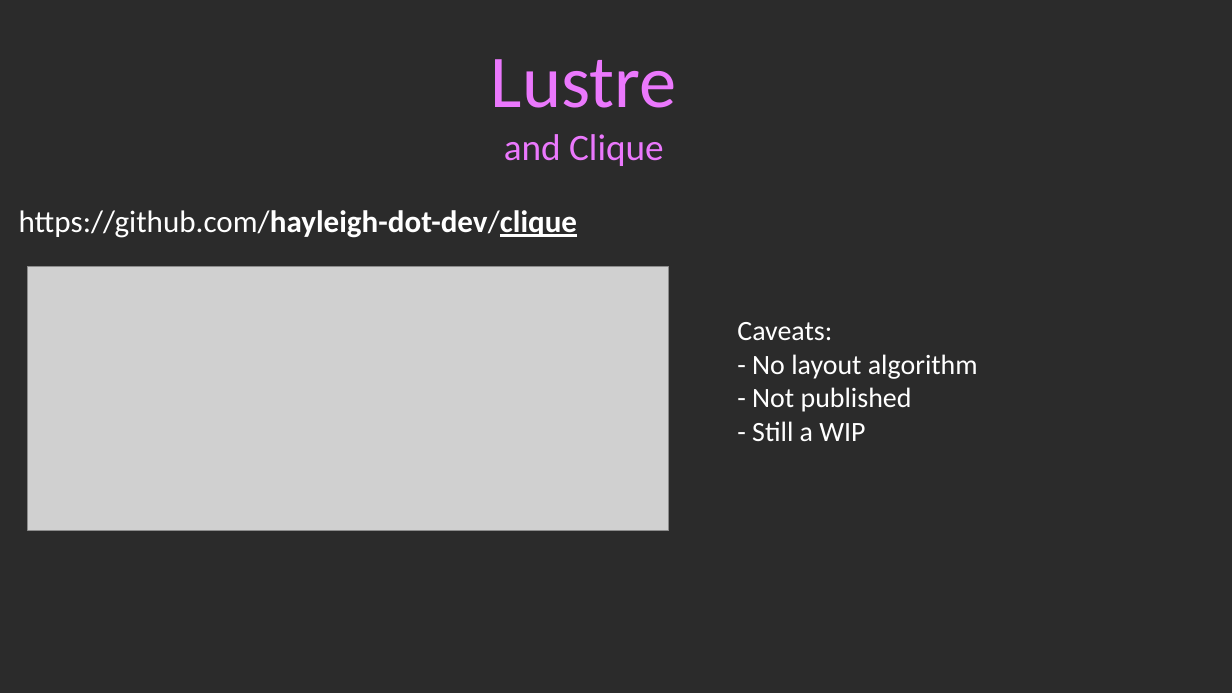
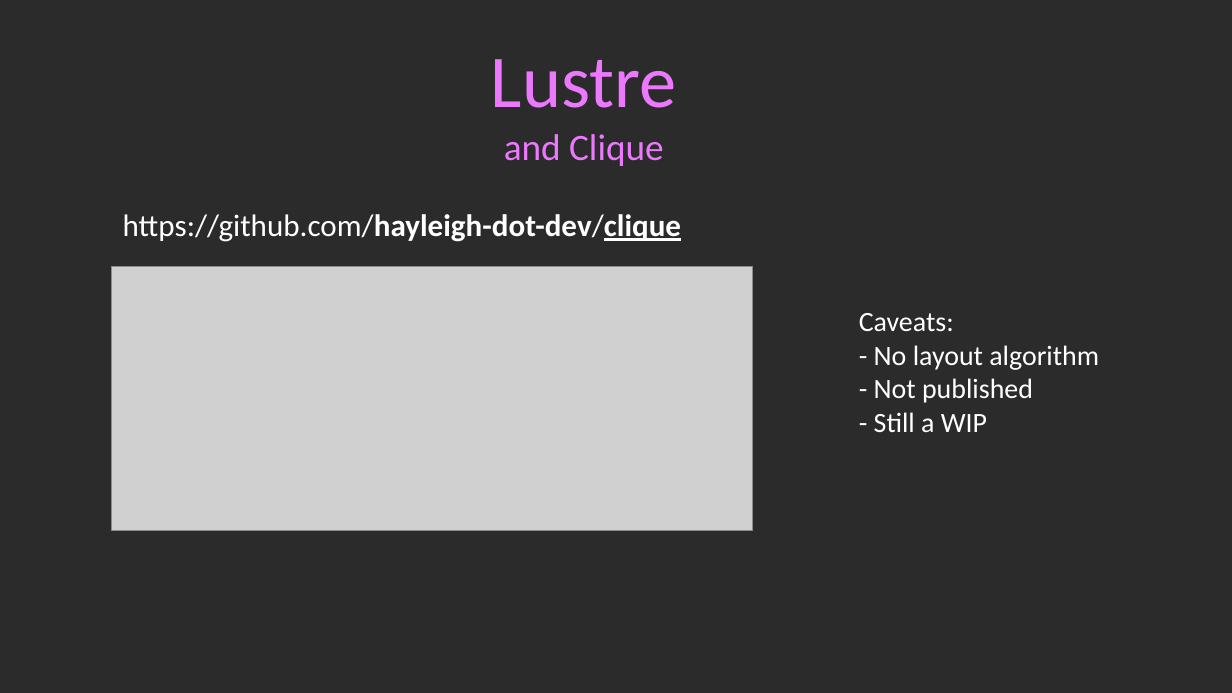
Before and after one commit to guillheu/Presentations, a slide deck: slide 16 of 2026/Code Beam Europe/Asterism.odp (slide 15 before the commit). Drawn at 1232x693 pixels with LibreOffice and Linux fonts; fonts in the diff are those of the drawing; grey boxes stand for pictures; background and template pictures are left out; a plain dark background stands for a picture behind light text. Boxes give left, top, right and bottom in pixels: in the first picture for what was removed or moved away, otherwise in the second. Text is boxed around its words. In the diff, an @@ line names an element or a change of style, - is before the commit and + after.

```diff
--- a/2026/Code Beam Europe/Asterism.odp
+++ b/2026/Code Beam Europe/Asterism.odp
@@ text "https://github.com/hayleigh-dot-dev/clique" moved from (x1=19, y1=210, x2=577, y2=238) to (x1=123, y1=214, x2=681, y2=242) @@
@@ picture moved from (x1=28, y1=267, x2=669, y2=531) to (x1=112, y1=267, x2=752, y2=531) @@
@@ text "Caveats:" moved from (x1=737, y1=322, x2=978, y2=441) to (x1=859, y1=313, x2=1099, y2=432) @@
```
Also in this commit, not shown: 3 other slides changed, 1 slide added, 2 other files.
